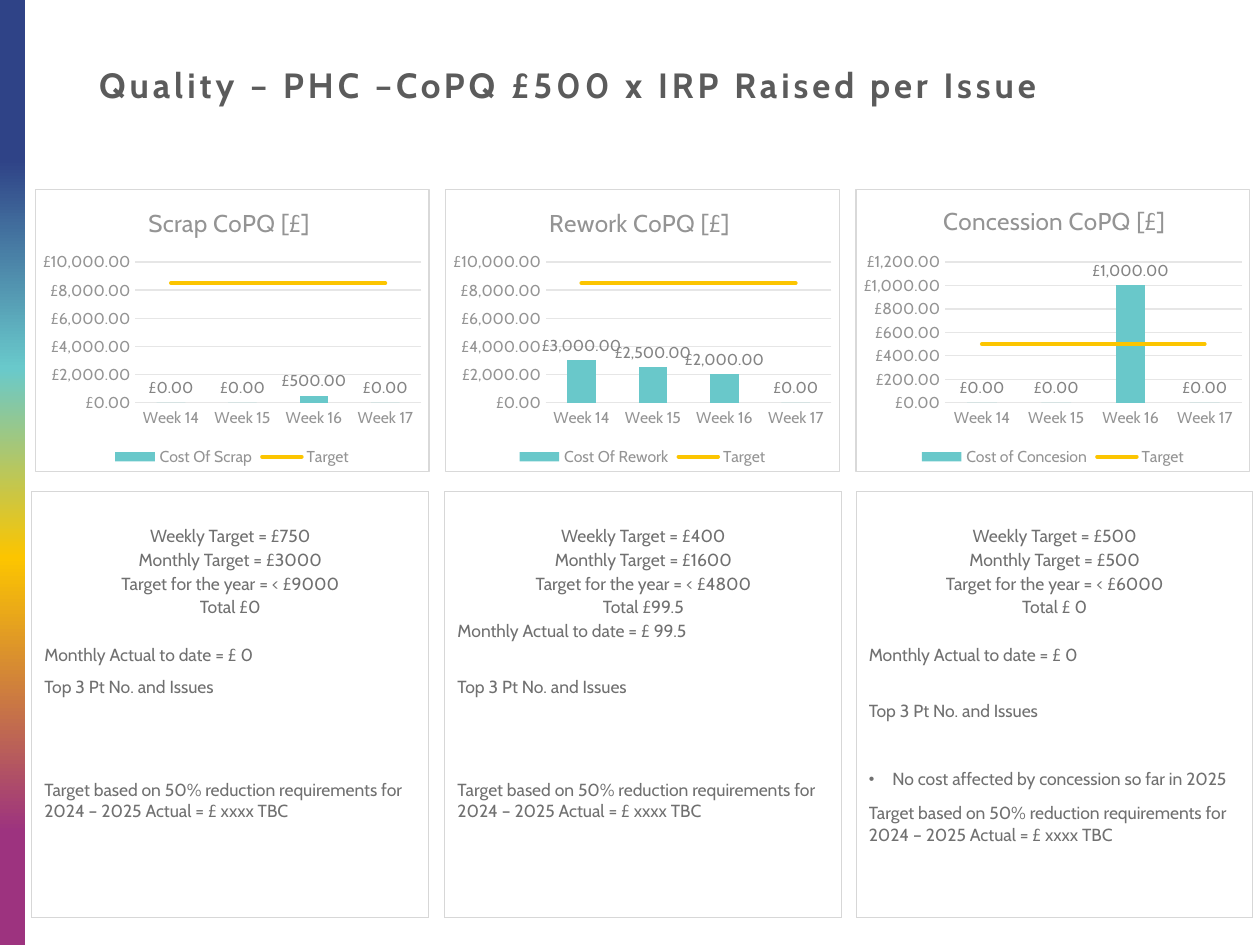
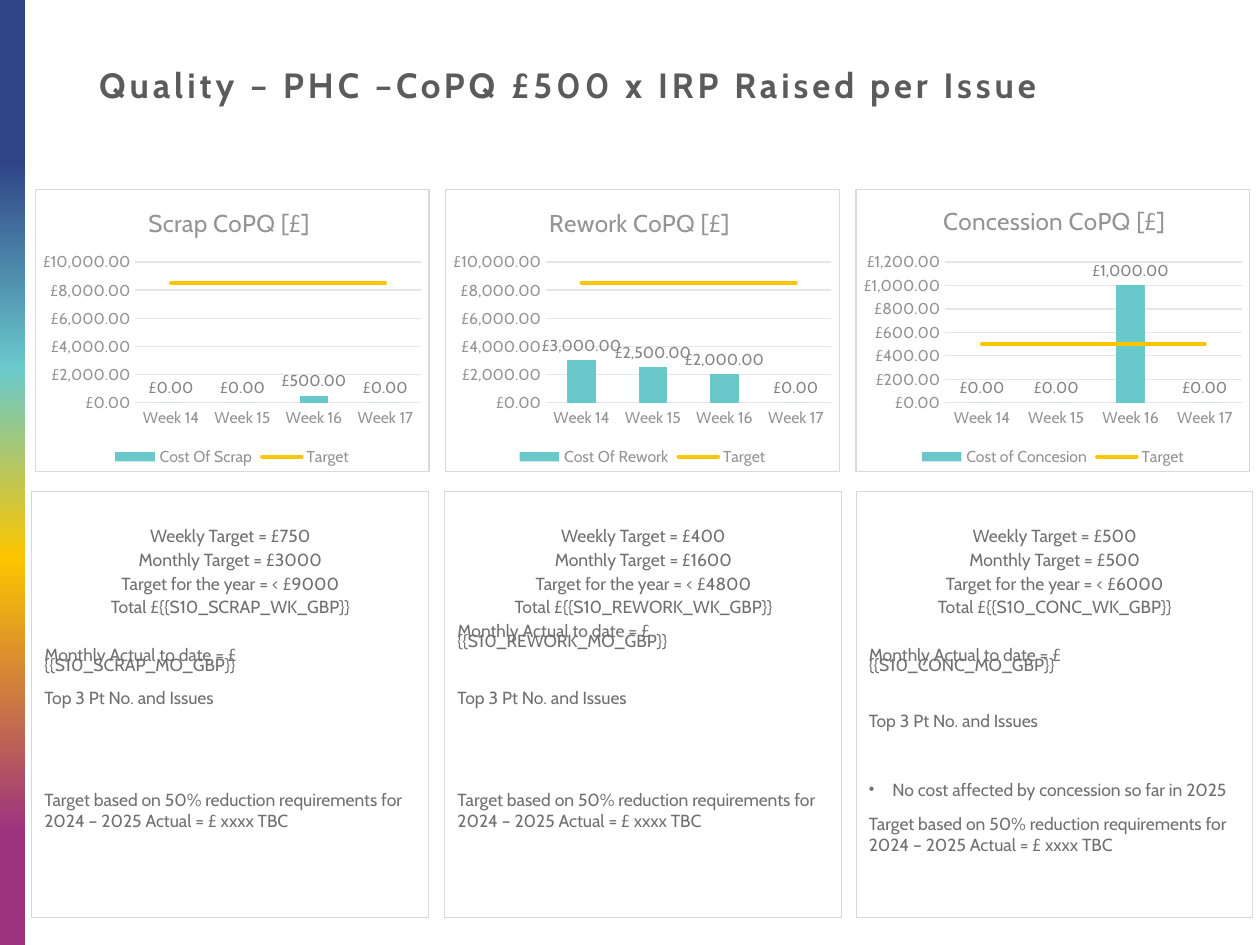
Before and after one commit to JonasSimo/repose-tracker, a slide deck: slide 10 of qa-meeting-template.pptx. Drawn at 1260x945 pixels with LibreOffice and Linux fonts; fonts in the diff are those of the drawing; background and template pictures are left out. Boxes give left, top, right and bottom in pixels: in the first picture for what was removed or moved away, otherwise in the second. Text is boxed around its words. In the diff, an @@ line names an element or a change of style, - is before the commit and + after.

```diff
--- a/qa-meeting-template.pptx
+++ b/qa-meeting-template.pptx
@@ text in rectangle at (x1=44, y1=600, x2=349, y2=674): text changed @@
-Total £0
-Monthly Actual to date = £ 0
+Total £{{S10_SCRAP_WK_GBP}}
+Monthly Actual to date = £{{S10_SCRAP_MO_GBP}}
@@ text in rectangle at (x1=457, y1=600, x2=772, y2=650): text changed @@
-Total £99.5
-Monthly Actual to date = £ 99.5
+Total £{{S10_REWORK_WK_GBP}}
+Monthly Actual to date = £{{S10_REWORK_MO_GBP}}
@@ text in rectangle at (x1=869, y1=600, x2=1171, y2=674): text changed @@
-Total £ 0
-Monthly Actual to date = £ 0
+Total £{{S10_CONC_WK_GBP}}
+Monthly Actual to date = £{{S10_CONC_MO_GBP}}
```
Also in this commit, not shown: 2 other slides changed, 4 other files.
